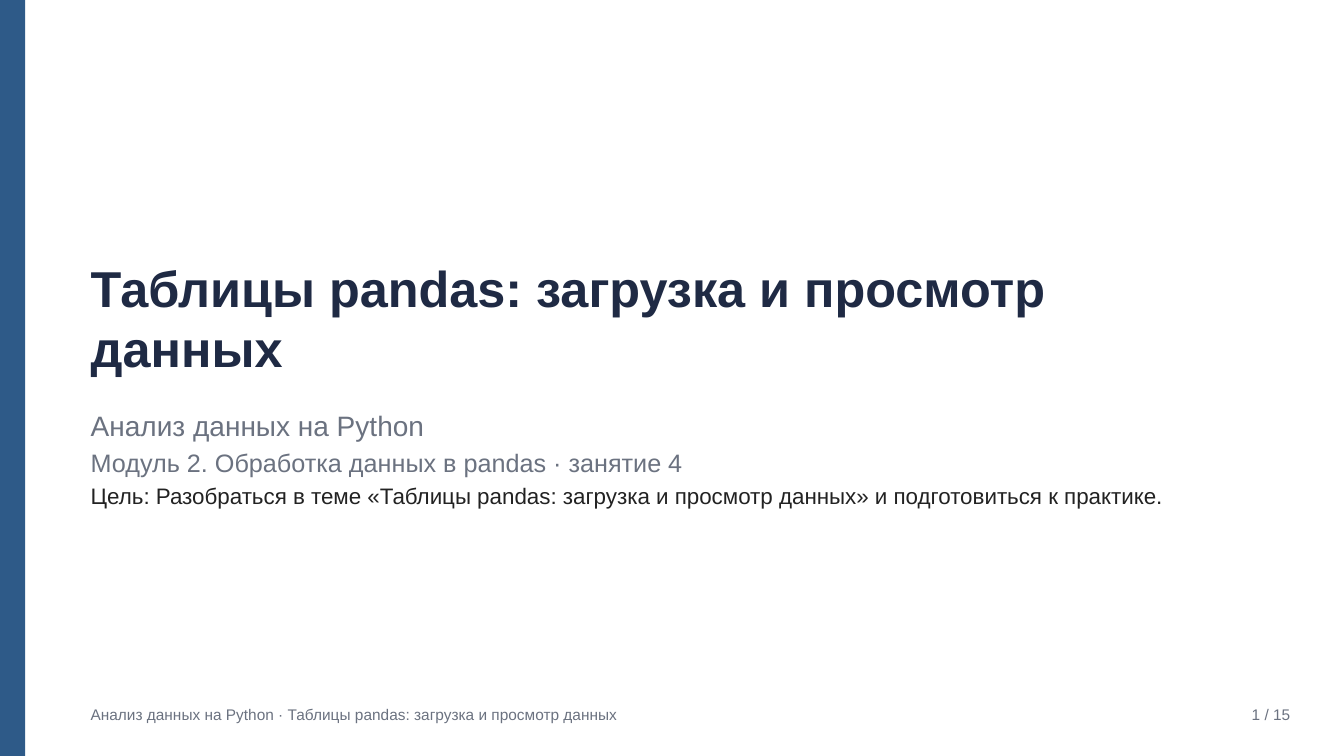
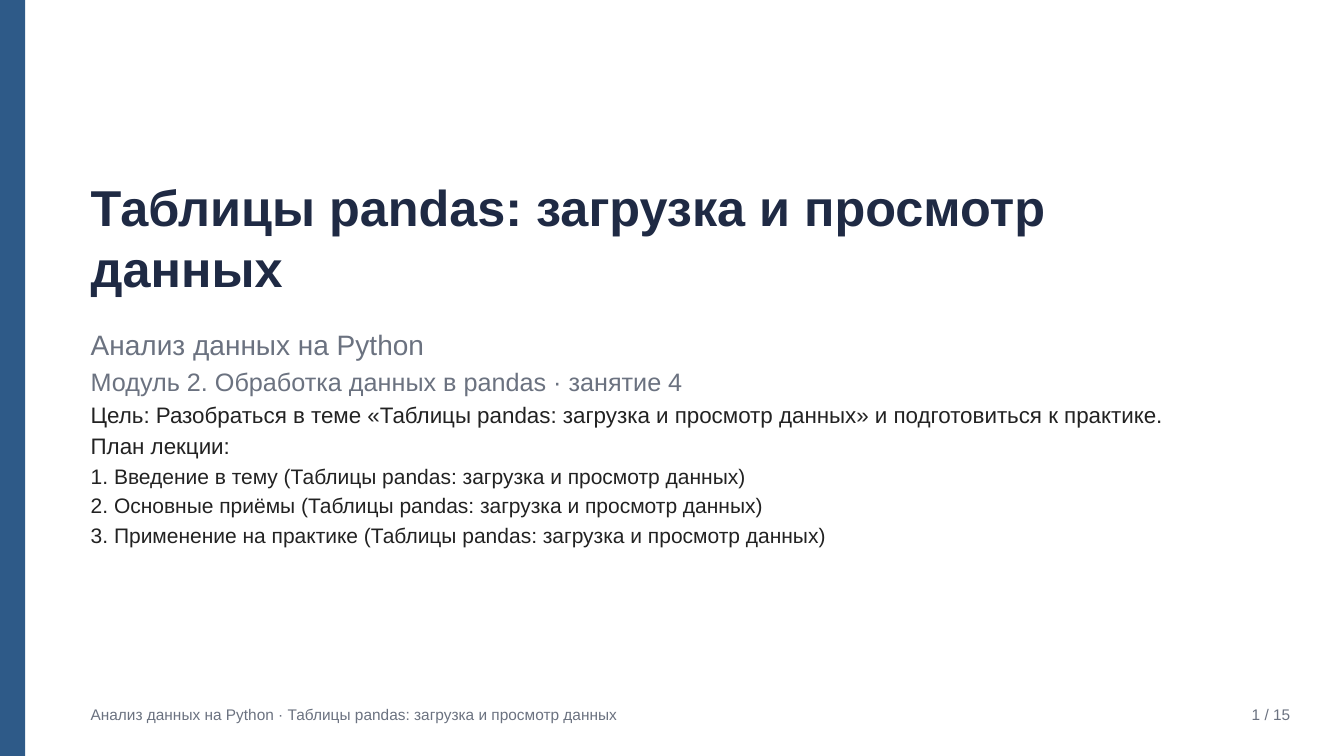
Before and after one commit to Turbo-Ananasik5362/hakaton, a slide deck: slide 1 of eval/samples/q3/slides.pptx. Drawn at 1344x756 pixels with LibreOffice and Linux fonts; fonts in the diff are those of the drawing. Boxes give left, top, right and bottom in pixels: in the first picture for what was removed or moved away, otherwise in the second. Text is boxed around its words. In the diff, an @@ line names an element or a change of style, - is before the commit and + after.

```diff
--- a/eval/samples/q3/slides.pptx
+++ b/eval/samples/q3/slides.pptx
@@ title "Таблицы pandas: загрузка и просмотр ...": place and size @@
-title "Таблицы pandas: загрузка и просмотр ..." at [91,270,1045,377]
+title "Таблицы pandas: загрузка и просмотр ..." at [91,189,1045,297]
@@ subtitle "Анализ данных на Python": place and size @@
-subtitle "Анализ данных на Python" at [91,415,1162,509]
+subtitle "Анализ данных на Python" at [91,334,1162,547]
@@ subtitle at [91,438,826,547]: paragraphs added @@
+План лекции:
+1. Введение в тему (Таблицы pandas: загрузка и просмотр данных)
+2. Основные приёмы (Таблицы pandas: загрузка и просмотр данных)
+3. Применение на практике (Таблицы pandas: загрузка и просмотр данных)
```
Also in this commit, not shown: 2 other slides changed, 58 other files.
